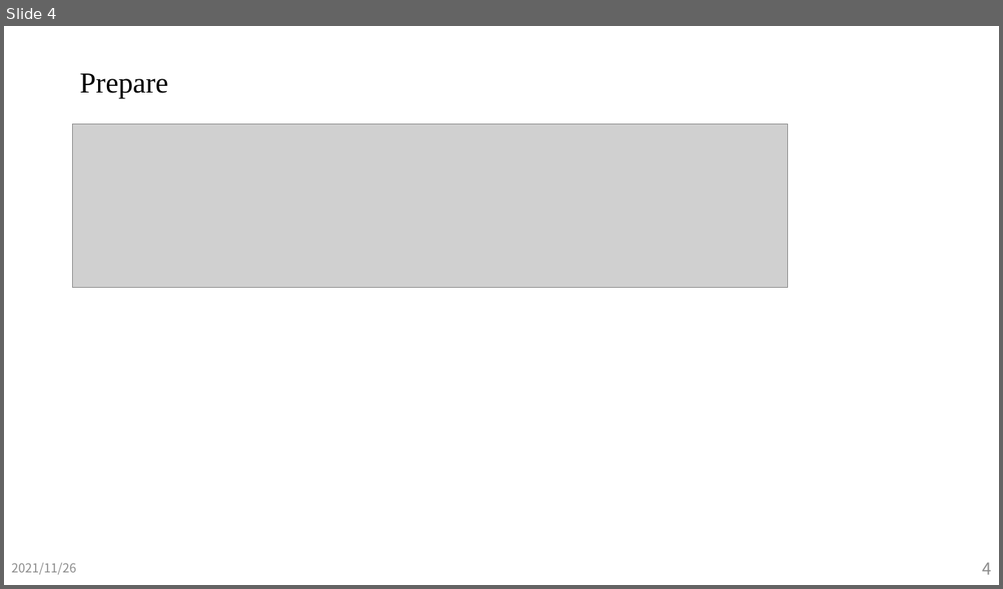
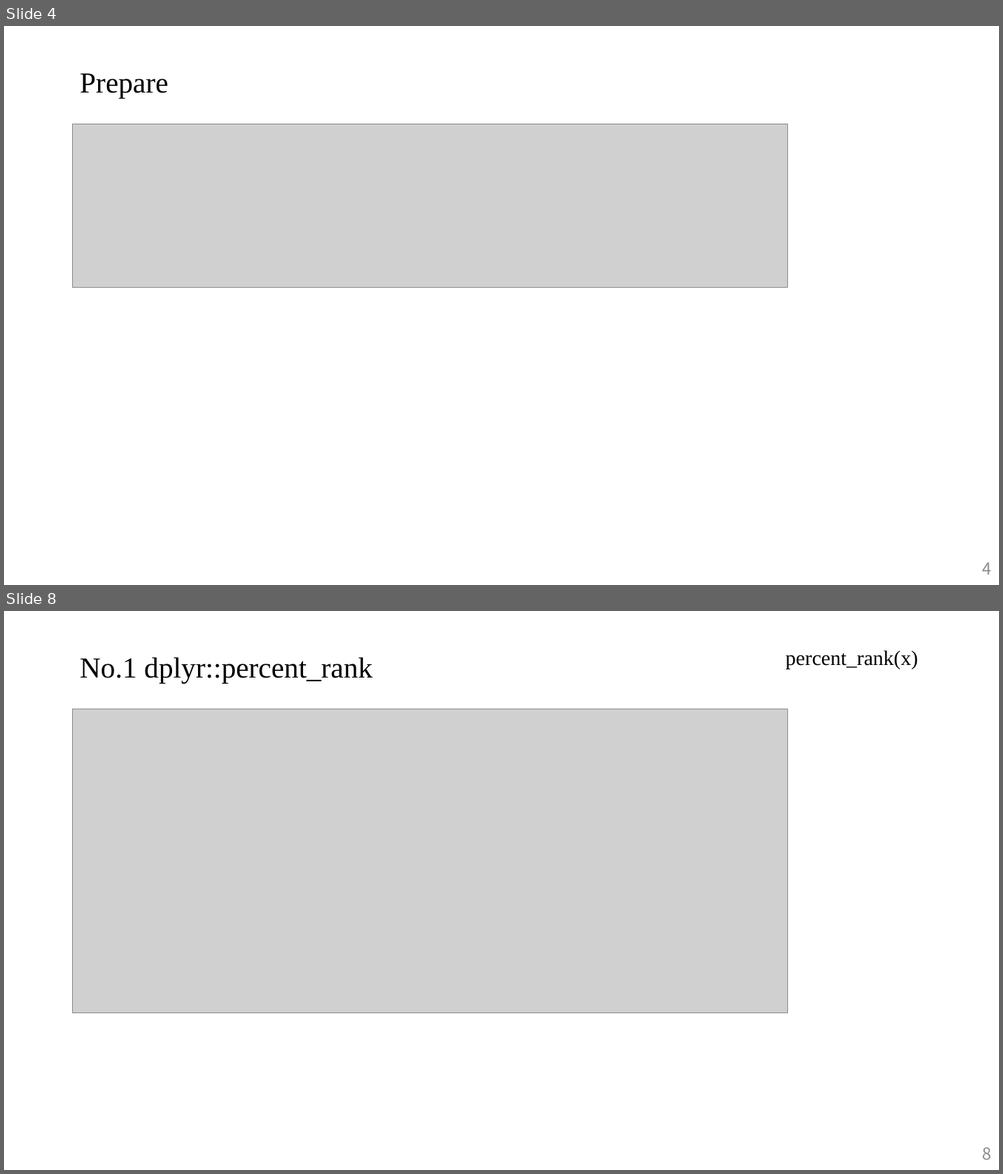
Before and after one commit to JeffWu86/110-1_Quantitative_Methods_For_Decision_Making, a slide deck: Video1/Video1.pptx. Shown one above the other, each under a label of ours: slide 4 before the commit, slides 4 and 8 after it; the slides between them are not shown. The pictures are 1003x589 and 1003x1174 pixels, drawn with LibreOffice and Linux fonts; fonts in the diff are those of the drawing; grey boxes stand for pictures. Boxes give left, top, right and bottom in pixels: in the first picture for what was removed or moved away, otherwise in the second. Text is boxed around its words. In the diff, an @@ line names an element or a change of style, - is before the commit and + after.

```diff
--- a/Video1/Video1.pptx
+++ b/Video1/Video1.pptx
@@ slide 8 added at bbox=[4, 611, 999, 1170], background #FFFFFF @@
@@ text added at bbox=[785, 650, 918, 669], 20 pt, text #000000 @@
+percent_rank(x)
@@ title added at bbox=[79, 657, 373, 684], 28 pt, text #000000 @@
+No.1 dplyr::percent_rank
@@ picture added at bbox=[73, 709, 788, 1013] @@
@@ page number added at bbox=[982, 1147, 990, 1160], 16 pt, text #8C8C8C @@
+8
@@ slide 4 changed as well @@
@@ text removed at bbox=[11, 563, 77, 575] @@
-2021/11/26
```
Also in this commit, not shown: 4 other slides changed, 25 other slides added, 27 slides removed, 2 other files.
